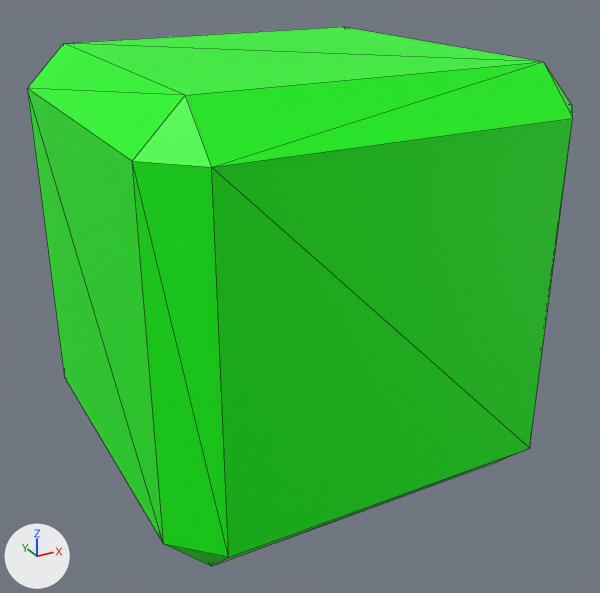
What one commit did to the FBX model Assets/Block_Floor.fbx.
Before and after are seen from a 50 mm camera at (-0.01412, -0.02227, 0.0125) aimed at (-0.00489, -0.0055, 0.00412). Every picture has the same lights, and +X, +Y and +Z are marked at lower left. Mesh edges are drawn as thin lines. Where no turn or scale is listed for an object, it has been applied to the vertices. Vertices at the same position are counted once.
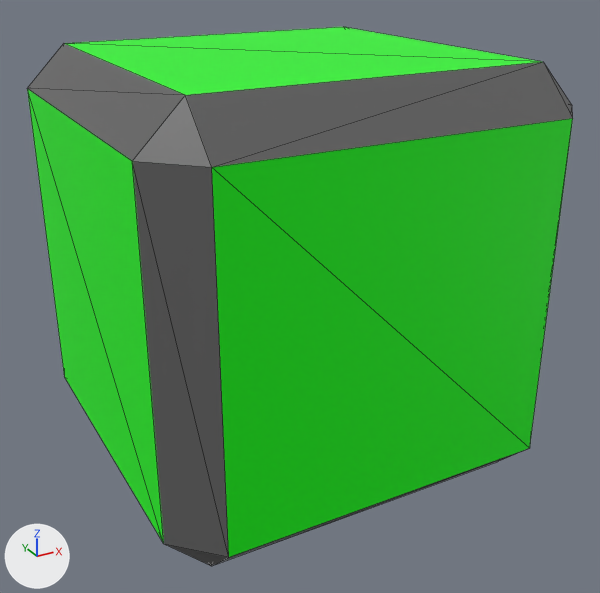
The newer file is also turned or shifted as a whole; pictures and numbers use the older file's frame.

The change, as a diff of the scene's bpy script:
```diff
--- a/Assets/Block_Floor.fbx.py
+++ b/Assets/Block_Floor.fbx.py
@@ mat_lambert18 @@
+mat_lambert18 = principled_material('lambert18')
+mat_lambert18.base_color = (0.122, 0.122, 0.122)  # dark grey #626262
@@ me_mesh @@
 me_mesh.from_pydata(...)  # 24 vertices, 44 faces; spans x -0.005..0.005, y -0.005..0.005, z -0.005..0.005
 # used by ob_pcube2; location = (-0.005, -0.005, 0.005)
+# me_mesh part 1: all 32 faces centred in x -0.00467..0.00467, y -0.00467..0.00467, z -0.00467..0.00467 switch from mat_lambert3 (green #00ff00) to mat_lambert18 (dark grey #626262)
```

Where the change shows, as pixel boxes (x1, y1, x2, y2) in the pictures (600 x 593 px):
part 1 of me_mesh, recoloured (green to grey): (27, 44, 573, 566) in both
